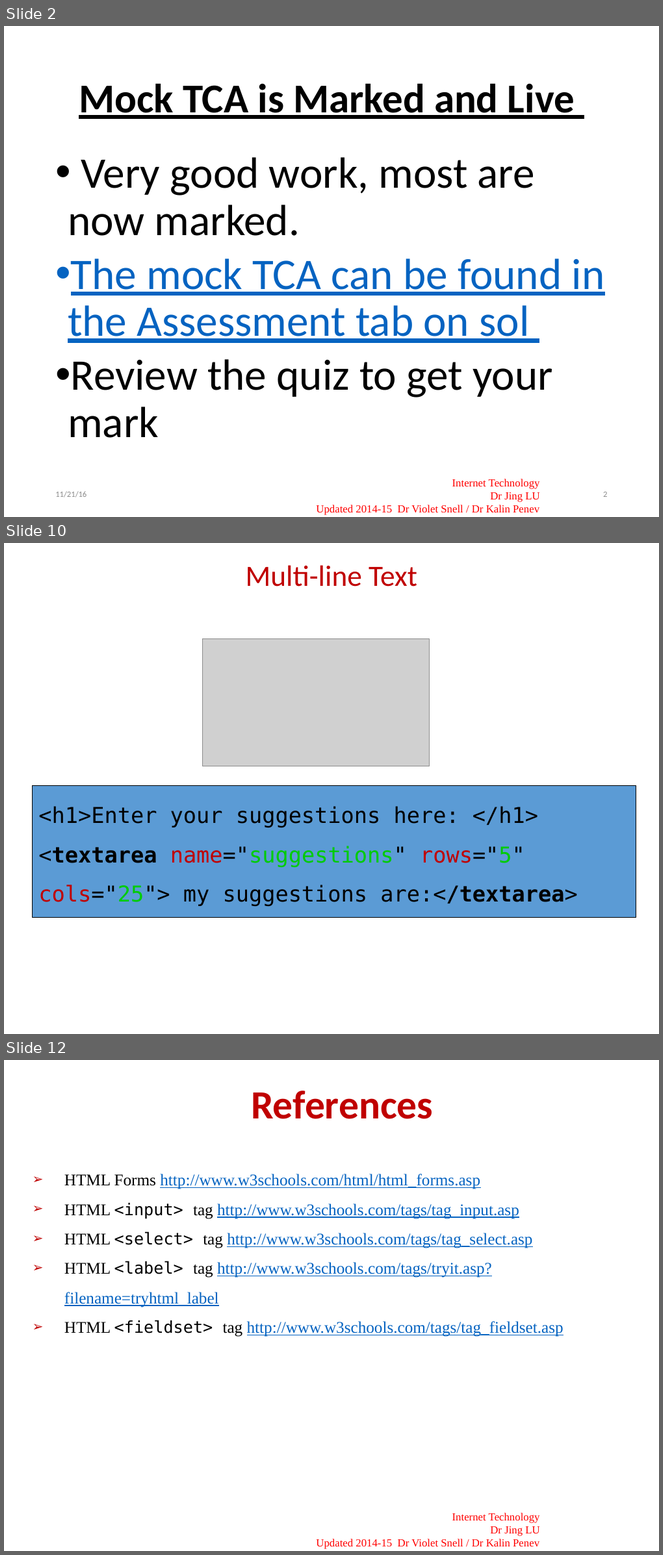
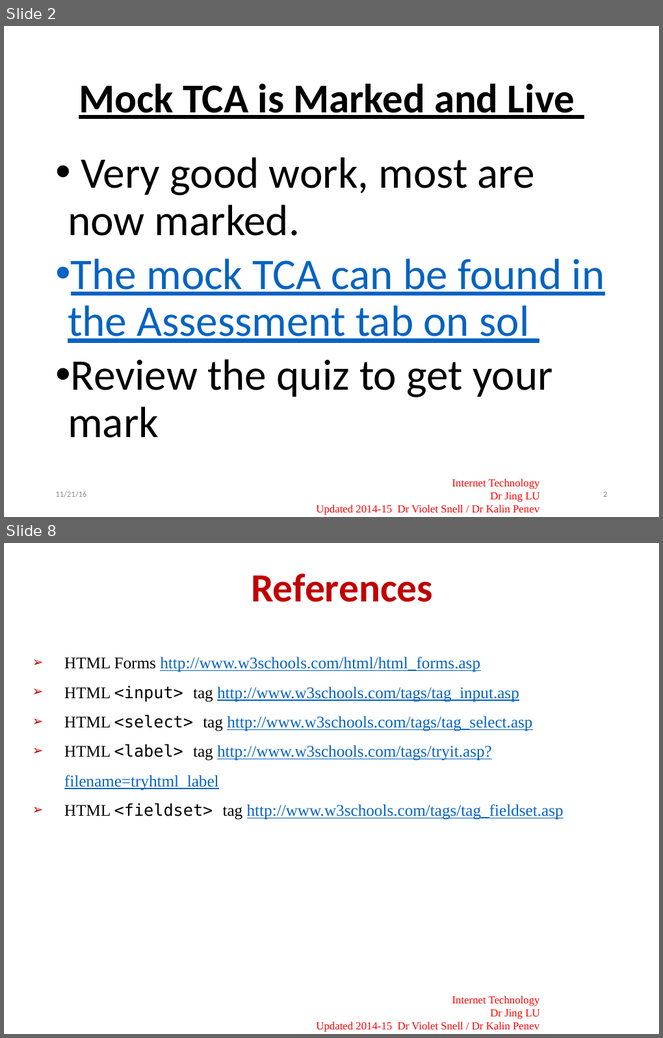
Before and after one commit to joeappleton18/cda400, a slide deck: sessions/week9/slides.pptx. Shown one above the other, each under a label of ours: slides 2, 10 and 12 before the commit, slides 2 and 8 after it; the slides between them are not shown. The pictures are 663x1555 and 663x1038 pixels, drawn with LibreOffice and Linux fonts; fonts in the diff are those of the drawing; grey boxes stand for pictures; background and template pictures are left out. Boxes give left, top, right and bottom in pixels: in the first picture for what was removed or moved away, otherwise in the second. Text is boxed around its words. In the diff, an @@ line names an element or a change of style, - is before the commit and + after.

```diff
--- a/sessions/week9/slides.pptx
+++ b/sessions/week9/slides.pptx
@@ slide 10 removed at (4, 543, 659, 1034), background #FFFFFF @@
@@ title removed at (246, 565, 417, 587) @@
-Multi-line Text
@@ picture removed at (202, 639, 430, 767) @@
@@ rectangle removed at (32, 785, 636, 918) @@
-<h1>Enter your suggestions here: </h1>
-<textarea name="suggestions" rows="5" cols="25"> my suggestions are:</textarea>
@@ what was slide 12 is now slide 8 @@
```
Also in this commit, not shown: 1 slide changed, 4 slides added, 7 other slides removed, 1 other file.
